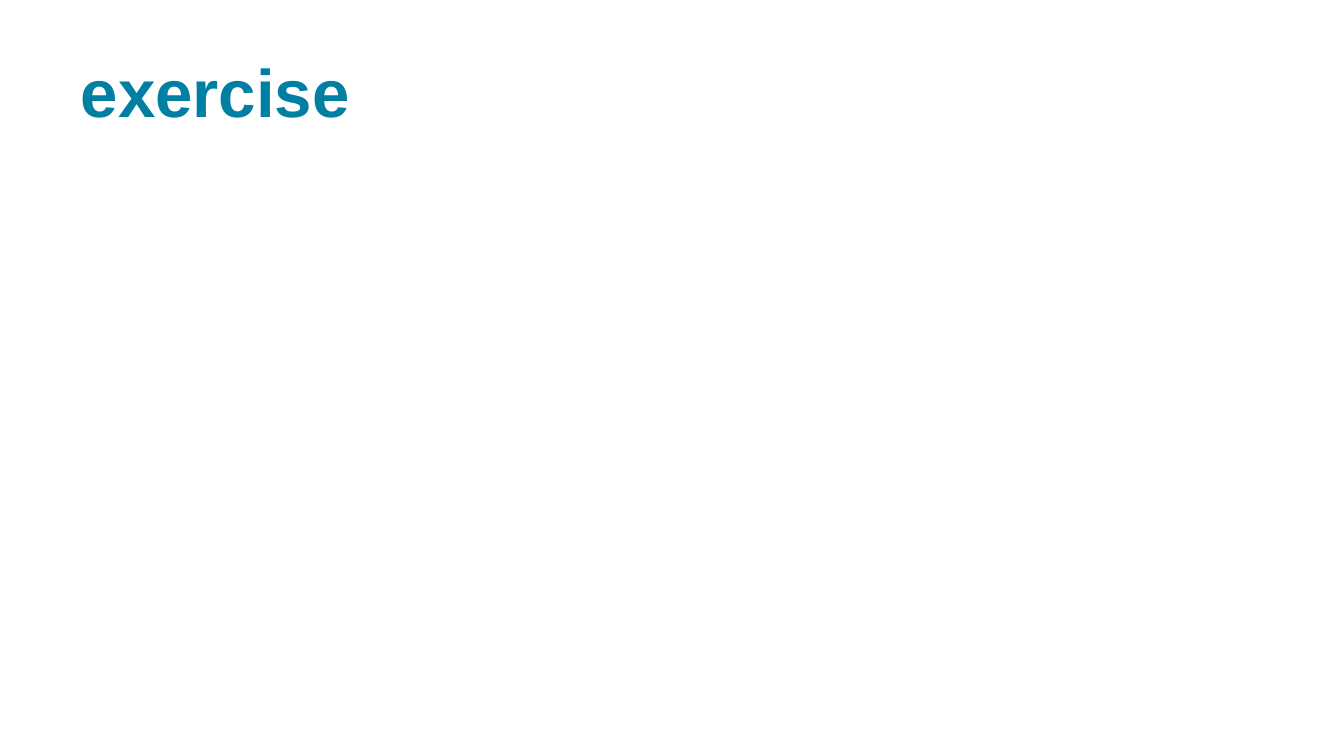
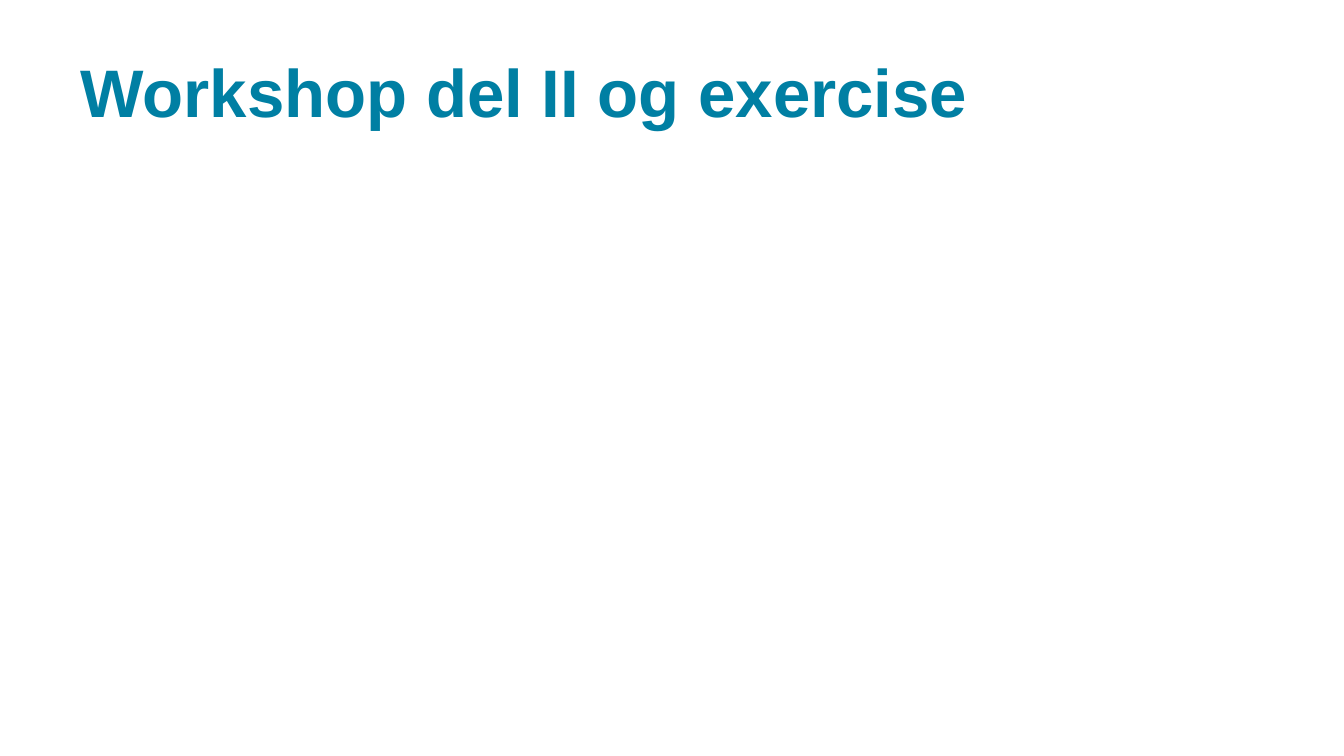
Before and after one commit to xbibogo/MMD24, a slide deck: slide 18 of semester2 PPT/uge 8_js day2.pptx. Drawn at 1344x756 pixels with LibreOffice and Linux fonts; fonts in the diff are those of the drawing. Boxes give left, top, right and bottom in pixels: in the first picture for what was removed or moved away, otherwise in the second. Text is boxed around its words. In the diff, an @@ line names an element or a change of style, - is before the commit and + after.

```diff
--- a/semester2 PPT/uge 8_js day2.pptx
+++ b/semester2 PPT/uge 8_js day2.pptx
@@ title at (81,68,967,130): text changed @@
-exercise
+Workshop del II og exercise
```
Also in this commit, not shown: 5 other files.
